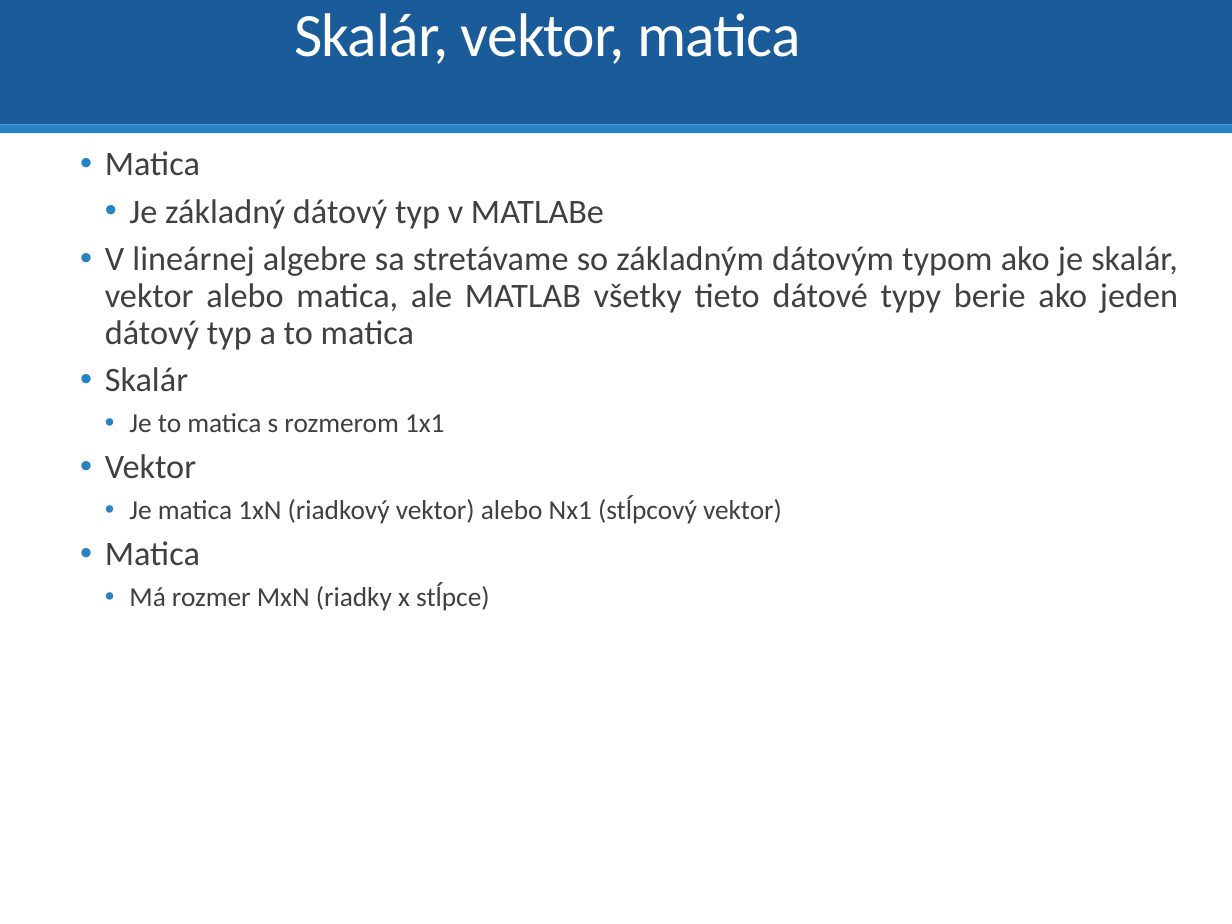
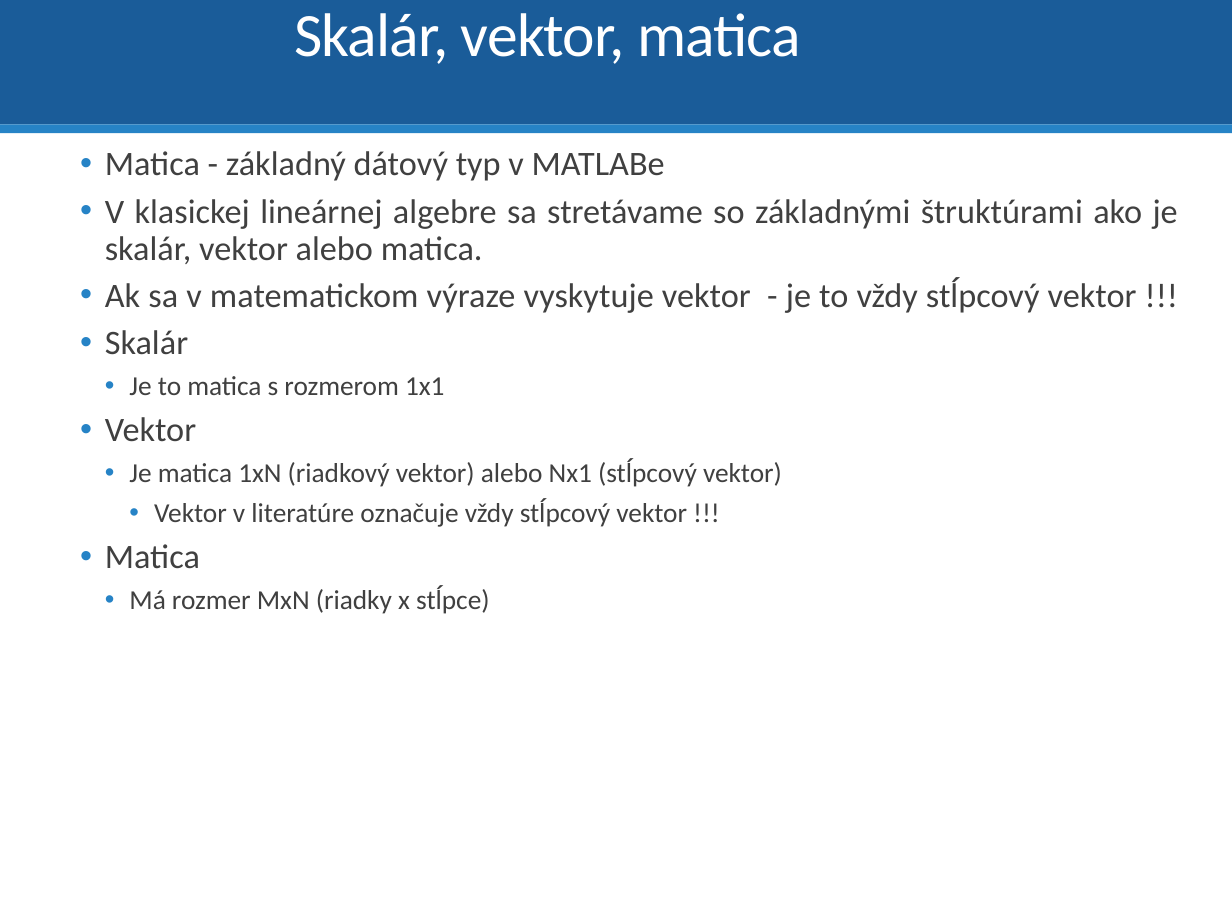
Before and after one commit to dodekm/TeamProjektKybernetika, a slide deck: slide 8 of Nove prednasky/TP_P1.pptx (slide 12 before the commit). Drawn at 1232x924 pixels with LibreOffice and Linux fonts; fonts in the diff are those of the drawing. Boxes give left, top, right and bottom in pixels: in the first picture for what was removed or moved away, otherwise in the second. Text is boxed around its words. In the diff, an @@ line names an element or a change of style, - is before the commit and + after.

```diff
--- a/Nove prednasky/TP_P1.pptx
+++ b/Nove prednasky/TP_P1.pptx
@@ text at box(105, 151, 1178, 313): text changed @@
-  • Matica
-    • Je základný dátový typ v MATLABe
-  • V lineárnej algebre sa stretávame so základným dátovým typom ako je skalár, vektor alebo matica, ale MATLAB všetky tieto dátové typy berie ako jeden dátový typ a to matica
+  • Matica - základný dátový typ v MATLABe
+  • V klasickej lineárnej algebre sa stretávame so základnými štruktúrami ako je skalár, vektor alebo matica.
+  • Ak sa v matematickom výraze vyskytuje vektor - je to vždy stĺpcový vektor !!!
@@ text at box(154, 500, 687, 527): paragraph added @@
+      • Vektor v literatúre označuje vždy stĺpcový vektor !!!
```
Also in this commit, not shown: 10 other slides changed, 3 slides added, 9 slides removed.
